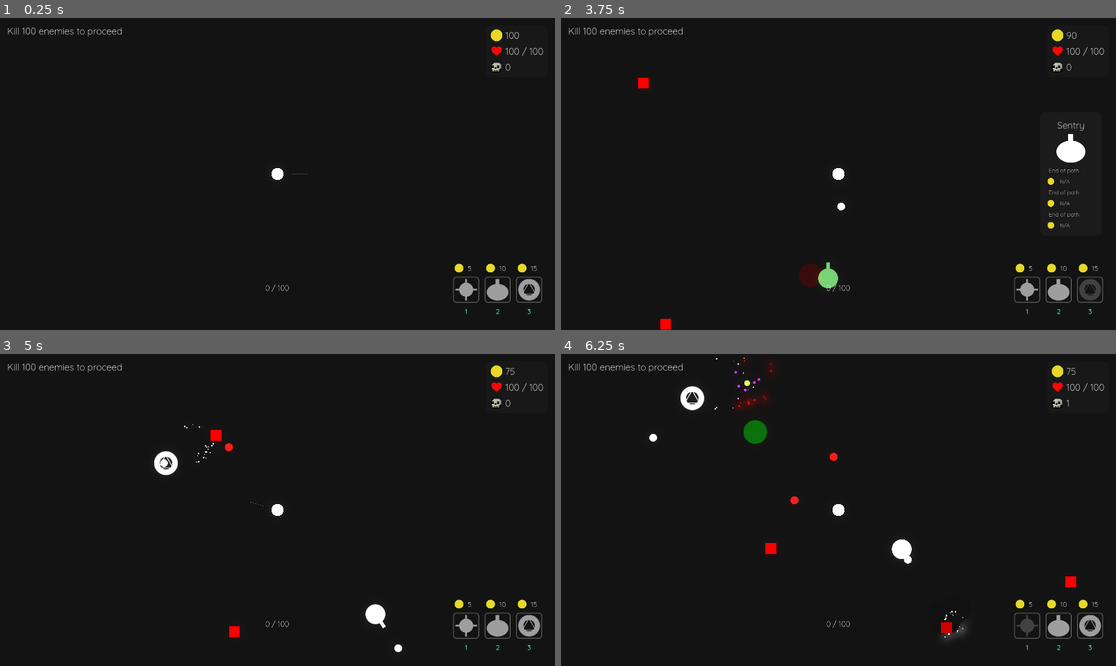
Above: before the commit, frames 1-4 (two rows, left to right).
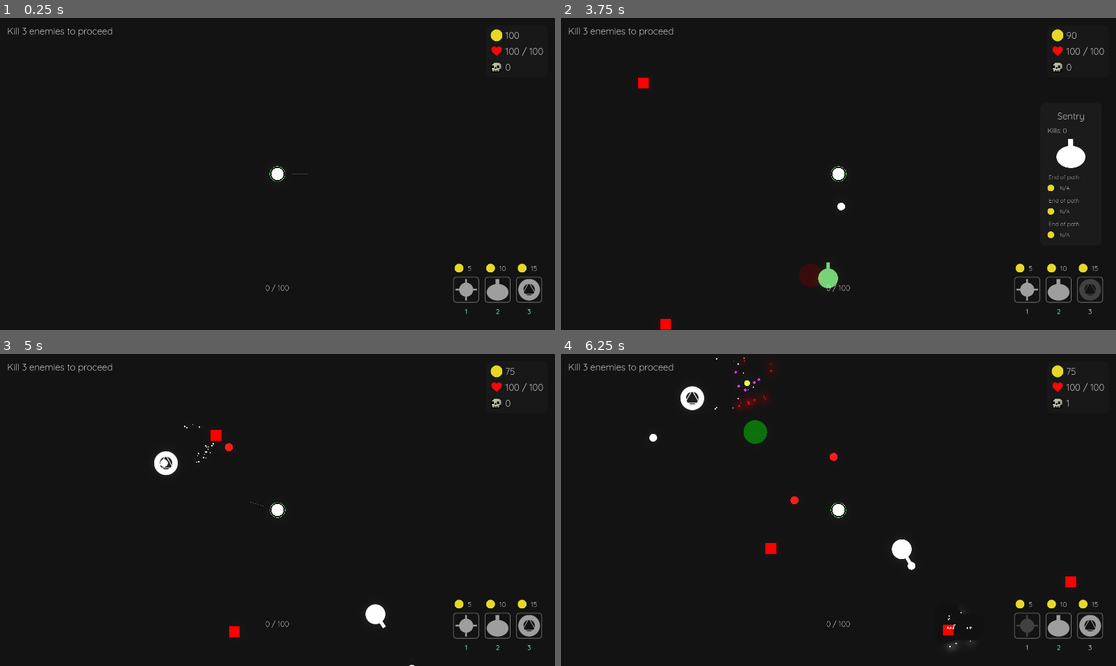
Above: after the commit, the same moments.

Repository: aiden10/towertide
Game: Godot game, scene res://Arena/arena.tscn
Same seed, same stepped clock (60 frames per second), same inputs: the game is played once before the commit and once after it.
Inputs (mouse positions are in pixels of both pictures, inside the frame that each line leads up to):
- Up to frame 1 (0.25 s): no input
- Up to frame 2 (3.75 s): tap Enter at 0.5 s; move the mouse to (960, 158) at 0.52 s; press the mouse at (960, 158) at 0.53 s; hold D (right) 0.53-1.28 s; move the mouse to (727, 189) at 1.27 s; release the mouse at (727, 189) at 1.28 s; hold S (down) 1.28-2.03 s; click (727, 189) at 1.35 s; move the mouse to (894, 105) at 2.02 s; press the mouse at (894, 105) at 2.03 s; hold D (right) 2.03-2.78 s; tap 1 (place_tower1) at 2.1 s; move the mouse to (810, 236) at 2.77 s; release the mouse at (810, 236) at 2.78 s; hold W (up) 2.78-3.53 s; tap 2 (place_tower2) at 2.85 s; click (810, 236) at 3.05 s; move the mouse to (810, 273) at 3.52 s; press the mouse at (810, 273) at 3.53 s; hold A (left) from 3.53 s (still down); tap 3 (place_tower3) at 3.6 s
- Up to frame 3 (5 s): keep holding A (left); move the mouse to (111, 463) at 4.27 s; release the mouse at (111, 463) at 4.28 s; click (111, 463) at 4.35 s
- Up to frame 4 (6.25 s): move the mouse to (727, 463) at 5.02 s; release A (left) at 5.03 s; press the mouse at (727, 463) at 5.03 s; hold S (down) 5.03-5.78 s; move the mouse to (755, 432) at 5.77 s; release the mouse at (755, 432) at 5.78 s; hold D (right) from 5.78 s (still down); tap 1 (place_tower1) at 5.85 s; click (755, 432) at 6.05 s

The runs differ from the first frame. In frame 1, 0.2% of the frame differs, in the area x 4-52%, y 2-53%; in frame 2, 0.8%, in the area x 4-95%, y 2-71%; in frame 3, 0.2%; in frame 4, 0.5%.

Commit message:
health bar around player, towers persist between stages, minion death animation

Diff:
--- a/Arena/arena.gd
+++ b/Arena/arena.gd
@@ -25,6 +25,7 @@
 	EventBus.pause_game.connect(func(): get_tree().paused = true)
 	EventBus.unpause_game.connect(func(): get_tree().paused = false)
 	EventBus.arena_initialized.emit()
+	TowerManager.spawn_saved_towers(self)
 
 func _unhandled_input(event: InputEvent) -> void:
 	if event is InputEventMouseButton:
@@ -72,6 +73,9 @@
 	call_deferred("add_child", child)
 
 func start_new_level() -> void:
+	var towers = get_tree().get_nodes_in_group("Towers")
+	for tower in towers:
+		TowerManager.save_tower(tower)
 	GameState.stage += 1
 	GameState.door_position = Vector2.ZERO
 	PlayerState.health = PlayerState.max_health
--- a/Overlay/upgrade_menu/UpgradeMenu.tscn
+++ b/Overlay/upgrade_menu/UpgradeMenu.tscn
@@ -38,13 +38,18 @@
 
 [node name="VBoxContainer" type="VBoxContainer" parent="PanelContainer"]
 layout_mode = 2
-theme_override_constants/separation = 10
+theme_override_constants/separation = 15
 
 [node name="TowerName" type="Label" parent="PanelContainer/VBoxContainer"]
 layout_mode = 2
 theme_override_font_sizes/font_size = 32
 text = "Cross Tower"
 horizontal_alignment = 1
+
+[node name="Kills" type="Label" parent="PanelContainer/VBoxContainer"]
+layout_mode = 2
+theme_override_font_sizes/font_size = 24
+text = "Kills: 0"
 
 [node name="TowerImage" type="TextureRect" parent="PanelContainer/VBoxContainer"]
 custom_minimum_size = Vector2(100, 100)
--- a/Overlay/upgrade_menu/upgrade_menu.gd
+++ b/Overlay/upgrade_menu/upgrade_menu.gd
@@ -2,6 +2,7 @@
 
 var tower: Tower
 @onready var tower_name: Label = $PanelContainer/VBoxContainer/TowerName
+@onready var kills_label: Label = $PanelContainer/VBoxContainer/Kills
 @onready var tower_image: TextureRect = $PanelContainer/VBoxContainer/TowerImage
 @onready var upgrade1_button: Button = $PanelContainer/VBoxContainer/Upgrade1/NextTowerContainer/Upgrade1Button
 @onready var upgrade1_image: TextureRect = $PanelContainer/VBoxContainer/Upgrade1/NextTowerContainer/Upgrade1Image
@@ -70,6 +71,8 @@
 	tower = GameState.selected_tower
 	tower_name.text = tower.tower_name
 	tower_image.texture = tower.image
+	tower.killed_enemy.connect(func(): kills_label.text = "Kills: " + str(tower.kills))
+	kills_label.text = "Kills: " + str(tower.kills)
 
 	# Upgrade 1
 	if not tower.upgrade1_price:
--- a/Player/Player.tscn
+++ b/Player/Player.tscn
@@ -1,9 +1,10 @@
-[gd_scene load_steps=8 format=3 uid="uid://dqfbffxeidvhr"]
+[gd_scene load_steps=9 format=3 uid="uid://dqfbffxeidvhr"]
 
 [ext_resource type="Script" path="res://player/player.gd" id="1_8lbho"]
 [ext_resource type="Texture2D" uid="uid://dwwvgb5wmus22" path="res://sprites/player/player.png" id="1_33oy3"]
 [ext_resource type="Texture2D" uid="uid://oba3ymr6hu6f" path="res://sprites/player/aim_line.png" id="3_glpsb"]
 [ext_resource type="Texture2D" uid="uid://w6h71u00o7hd" path="res://sprites/player/tower_placement.png" id="4_ylbmg"]
+[ext_resource type="Texture2D" uid="uid://drdxxh440gt62" path="res://sprites/player/health_circle.png" id="5_nvaor"]
 
 [sub_resource type="CircleShape2D" id="CircleShape2D_jwrfn"]
 radius = 22.0
@@ -48,3 +49,17 @@
 
 [node name="CollisionShape2D" type="CollisionShape2D" parent="TowerPlacementIndicator/PlacementHitbox"]
 shape = SubResource("CircleShape2D_jpci5")
+
+[node name="HealthBar" type="TextureProgressBar" parent="."]
+offset_left = -211.0
+offset_top = -214.0
+offset_right = -11.0
+offset_bottom = -14.0
+scale = Vector2(0.267891, 0.267891)
+pivot_offset = Vector2(252, 256)
+value = 100.0
+texture_under = ExtResource("5_nvaor")
+texture_progress = ExtResource("5_nvaor")
+tint_under = Color(1, 1, 1, 0)
+tint_over = Color(1, 1, 1, 0)
+tint_progress = Color(0.5, 1, 0.5, 1)
--- a/Player/player.gd
+++ b/Player/player.gd
@@ -4,6 +4,7 @@
 @onready var tower_placement_indicator: Sprite2D = $TowerPlacementIndicator
 @onready var placement_hitbox: Area2D = $TowerPlacementIndicator/PlacementHitbox
 @onready var camera: Camera2D = $Camera2D
+@onready var health_bar: TextureProgressBar = $HealthBar
 
 var push_force: float = 150.0
 var shot_timer = PlayerState.firerate
@@ -104,6 +105,8 @@
 
 func _process(delta: float) -> void:
 	GameState.player_position = global_position
+	health_bar.max_value = PlayerState.max_health
+	health_bar.value = PlayerState.health
 	process_regen(delta)
 	check_door()
 
@@ -176,17 +179,16 @@
 			valid_placement = false
 			break
 
-
 func shoot(mouse_position: Vector2):
 	if can_shoot and not placing_tower:
 		var bullet = Scenes.player_projectile_scene.instantiate()
 		GameState.player_projectiles[bullet] = 1
 		bullet.position = position
-		bullet.start(mouse_position, PlayerState.projectile_speed, PlayerState.damage, "player")
+		bullet.start(mouse_position, PlayerState.projectile_speed, PlayerState.damage, self)
 		EventBus.arena_spawn.emit(bullet)
 		can_shoot = false
 
-func take_damage(damage_taken: int):
+func take_damage(damage_taken: int, shooter: Node):
 	PlayerState.health -= damage_taken
 
 func level_up():
--- /dev/null
+++ b/autoloads/tower_manager.gd
@@ -0,0 +1,26 @@
+extends Node
+
+class TowerData:
+	var scene_path: String
+	var position: Vector2
+	var kills: int
+
+	func _init(tower: Tower) -> void:
+		scene_path = tower.scene_path
+		position = tower.position
+		kills = tower.kills
+
+var active_towers: Array[TowerData] = []
+
+func save_tower(tower: Node2D) -> void:
+	active_towers.append(TowerData.new(tower))
+
+func clear_towers() -> void:
+	active_towers.clear()
+
+func spawn_saved_towers(parent: Node) -> void:
+	for tower_data in active_towers:
+		var tower = load(tower_data.scene_path).instantiate()
+		tower.position = tower_data.position
+		tower.kills = tower_data.kills
+		parent.add_child(tower)
--- a/autoloads/towers.gd
+++ b/autoloads/towers.gd
@@ -6,13 +6,15 @@
 const CROSS_SPEED_PERCENTAGE: float = 0.5
 const CROSS_DAMAGE_PERCENTAGE: float = 0.5
 var CROSS_IMAGE: Texture = load("res://sprites/towers/cross/f1.png")
+const CROSS_SCENE_PATH: String = "res://towers/cross/CrossTower.tscn"
 
 const SENTRY_COST: int = 10
 const SENTRY_NAME: String = "Sentry"
 const SENTRY_COOLDOWN: float = 0.5
-const SENTRY_SPEED_PERCENTAGE: float = 0.5
+const SENTRY_SPEED_PERCENTAGE: float = 0.8
 const SENTRY_DAMAGE_PERCENTAGE: float = 0.4
 var SENTRY_IMAGE: Texture = load("res://sprites/towers/sentry/sentry.png")
+const SENTRY_SCENE_PATH: String = "res://towers/sentry/SentryTower.tscn"
 
 const SPAWNER_COST: int = 15
 const SPAWNER_SPAWN_AMOUNT: int = 2
@@ -21,9 +23,10 @@
 const SPAWNER_SPEED_PERCENTAGE: float = 0.5
 const SPAWNER_DAMAGE_PERCENTAGE: float = 0.15
 const SPAWNER_LIMIT: int = 3
-var SPAWNER_IMAGE: Texture = load("res://sprites/towers/sentry/sentry.png")
+var SPAWNER_IMAGE: Texture = load("res://sprites/towers/spawner/spawner.png")
+const SPAWNER_SCENE_PATH: String = "res://towers/spawner/SpawnerTower.tscn"
 
-var CHARGER_MINION_SCENE: PackedScene = load("res://towers/spawner/minions/ChargerMinion.tscn")
+var charger_minion_scene: PackedScene = load("res://towers/spawner/minions/ChargerMinion.tscn")
 const CHARGER_SPEED: float = 100
 const CHARGER_DAMAGE: float = 0.8
 const CHARGER_WANDER_DIST: float = 300
--- a/enemies/stage1/BasicEnemy.tscn
+++ b/enemies/stage1/BasicEnemy.tscn
@@ -22,7 +22,7 @@
 scale = Vector2(0.1, 0.1)
 texture = ExtResource("2_4kpff")
 
-[node name="StateMachine" type="Node" parent="." node_paths=PackedStringArray("initial_state")]
+[node name="StateMachine" type="Node" parent="." node_paths=PackedStringArray("initial_state") groups=["Enemies"]]
 script = ExtResource("2_p373m")
 initial_state = NodePath("Follow")
 
--- a/entities/enemy/enemy.gd
+++ b/entities/enemy/enemy.gd
@@ -11,13 +11,15 @@
 func reset_modulation() -> void:
 	$Sprite.modulate = Color8(255, 255, 255, 255)
 
-func take_damage(damage_taken: float, knockback_direction: Vector2 = Vector2.ZERO) -> void:
+func take_damage(damage_taken: float, shooter: Node, knockback_direction: Vector2 = Vector2.ZERO) -> void:
 	health -= damage_taken
 	var tween = create_tween()
 	tween.tween_property($Sprite, "modulate", Color8(255, 255, 255, 100), 0.1)
 	if health <= 0:
 		if not died:
 			tween.finished.connect(on_death)
+			if shooter is Tower:
+				shooter.killed_enemy.emit()
 			died = true
 	else:
 		tween.tween_callback(reset_modulation)
--- a/entities/enemy/enemy_states/attack_state.gd
+++ b/entities/enemy/enemy_states/attack_state.gd
@@ -26,6 +26,6 @@
 	if can_shoot:
 		var bullet = Scenes.enemy_projectile_scene.instantiate()
 		bullet.position = enemy.position
-		bullet.start(player_position, enemy.projectile_speed, enemy.damage, "enemy")
+		bullet.start(player_position, enemy.projectile_speed, enemy.damage, get_parent())
+		can_shoot = false
 		EventBus.arena_spawn.emit(bullet)
-		can_shoot = false
--- a/entities/minion/minion.gd
+++ b/entities/minion/minion.gd
@@ -1,5 +1,4 @@
 extends Entity
-
 class_name Minion
 
 var tower: Tower
@@ -7,16 +6,29 @@
 var min_wander: float
 var detected_enemy: Enemy
 var despawn_timer: Timer
+var death_tween: Tween
 
 func _init() -> void:
 	despawn_timer = Timer.new()
 	add_child(despawn_timer)
 	despawn_timer.wait_time = Towers.MINION_LIFETIME
 	despawn_timer.one_shot = true
-	despawn_timer.timeout.connect(queue_free)
+	despawn_timer.timeout.connect(_on_death)
 	despawn_timer.autostart = true
 	collision_layer = 0
 	collision_mask = 0
 
 func use_item(delta: float) -> void:
 	pass
+
+func _on_death() -> void:
+	if death_tween:
+		death_tween.kill()
+
+	death_tween = create_tween()
+	death_tween.set_parallel(true)
+	death_tween.tween_property(self, "modulate", Color(1, 1, 1, 0), 1.0).set_ease(Tween.EASE_IN)
+	death_tween.tween_property(self, "position", position + Vector2(0, -20), 1.0).set_ease(Tween.EASE_OUT)
+	death_tween.tween_property(self, "rotation", rotation + randf_range(-PI/2, PI/2), 1.0)
+	Utils.spawn_hit_effect(Color8(255, 255, 255, 255), global_position, damage)
+	death_tween.chain().tween_callback(queue_free)
--- a/entities/minion/minion_states/follow_state.gd
+++ b/entities/minion/minion_states/follow_state.gd
@@ -16,7 +16,7 @@
 	for attackable_area in minion_attack_range.get_overlapping_areas():
 		if attackable_area.get_parent().is_in_group("Enemies"):
 			var attackable_enemy: Enemy = attackable_area.get_parent()
-			attackable_enemy.take_damage(PlayerState.damage * minion.damage)
+			attackable_enemy.take_damage(PlayerState.damage * minion.damage, minion.tower)
 			minion.modulate = Color8(510, 255, 255, 255)
 			Utils.spawn_hit_effect(Color8(255, 255, 255, 255), minion.global_position, PlayerState.damage * minion.damage)
 			minion.queue_free()
--- a/items/sword/sword_effects.gd
+++ b/items/sword/sword_effects.gd
@@ -12,4 +12,4 @@
 
 	if parent.is_in_group("Enemies"):
 		Utils.spawn_hit_effect(Color(255, 255, 255, 50), parent.global_position, damage)
-		parent.take_damage(damage)
+		parent.take_damage(damage, self)
--- a/project.godot
+++ b/project.godot
@@ -27,6 +27,7 @@
 Items="*res://autoloads/items.gd"
 Towers="*res://autoloads/towers.gd"
 SoundManager="*res://autoloads/sound_manager.gd"
+TowerManager="*res://autoloads/tower_manager.gd"
 
 [display]
 
@@ -43,6 +44,7 @@
 Projectiles=""
 DetectionRadius=""
 Minions=""
+Towers=""
 
 [input]
 
--- a/projectiles/projectile.gd
+++ b/projectiles/projectile.gd
@@ -3,7 +3,8 @@
 var direction: Vector2
 var velocity: Vector2
 var speed: int
-var shooter: String
+var shooter_id: int  # Store just the instance ID instead of duplicating
+var shooter_groups: Array[StringName]
 var damage: float
 var lifetime: float = 4.0
 var pierce: int = 0
@@ -17,10 +18,14 @@
 	area_entered.connect(_on_area_entered)
 	scale_size(damage)
 
-func start(mouse_position: Vector2, projectile_speed: int, bullet_damage: int, origin: String) -> void:
+func start(mouse_position: Vector2, projectile_speed: int, bullet_damage: int, origin: Node) -> void:
 	speed = projectile_speed
 	damage = bullet_damage
-	shooter = origin
+
+	# Store the instance ID and group instead of duplicating the node
+	shooter_id = origin.get_instance_id()
+	shooter_groups = origin.get_groups()
+
 	direction = (mouse_position - position).normalized()
 	rotation = direction.angle()
 
@@ -31,8 +36,12 @@
 	despawn_timer.one_shot = true
 	despawn_timer.timeout.connect(_on_despawn_timer_timeout)
 
-	if origin == "player":
+	if "Enemies" not in shooter_groups:
 		pierce = PlayerState.pierce
+
+func get_shooter() -> Node:
+	# Get the actual shooter node from the instance ID
+	return instance_from_id(shooter_id) if shooter_id else null
 
 func clear() -> void:
 	GameState.player_projectiles.erase(self)
@@ -40,9 +49,9 @@
 
 func scale_size(bullet_damage: float) -> void:
 	var extra_scale: float = 0
-	if shooter == "player":
+	if "Player" in shooter_groups:
 		extra_scale = PlayerState.bullet_size
-	elif shooter == "enemy":
+	elif "Enemies" in shooter_groups:
 		extra_scale = -0.5
 
 	scale *= max(1, log(bullet_damage / 5) + extra_scale)
@@ -67,20 +76,24 @@
 
 func _on_area_entered(area: Area2D) -> void:
 	var parent = area.get_parent()
-	if parent.is_in_group("Sword") and shooter != "player":
+
+	# Enemy bullet entered sword
+	if parent.is_in_group("Sword") and "Enemies" in shooter_groups:
 		direction *= -1
-		shooter = "player"
+		add_to_group("Player")
 		Utils.spawn_hit_effect(Color(255, 255, 255, 100), position, damage)
 		return
 
-	if parent.is_in_group("Enemies") and shooter != "enemy":
+	# Player bullet entered enemy
+	if parent.is_in_group("Player") and "Enemies" in shooter_groups:
+		Utils.spawn_hit_effect(Color(255, 0, 0, 50), position, damage)
+		parent.take_damage(damage, get_shooter())
+		clear()
+
+	# Non enemy bullet entered enemy
+	if parent.is_in_group("Enemies") and not "Enemies" in shooter_groups:
 		Utils.spawn_hit_effect(Color(255, 255, 255, 50), position, damage)
-		parent.take_damage(damage, direction)
+		parent.take_damage(damage, get_shooter(), direction)
 		pierce -= 1
 		if pierce <= 0:
 			clear()
-
-	if parent.is_in_group("Player") and shooter != "player":
-		Utils.spawn_hit_effect(Color(255, 0, 0, 50), position, damage)
-		parent.take_damage(damage)
-		clear()
--- a/states/game_state.gd
+++ b/states/game_state.gd
@@ -2,7 +2,7 @@
 
 var player_projectiles: Dictionary = {}
 var stage: int = 1
-var clear_condition: int = 100
+var clear_condition: int = 3
 var door_position: Vector2 = Vector2.ZERO
 var player_position: Vector2
 var selected_tower: Tower
--- a/towers/cross/CrossTower.tscn
+++ b/towers/cross/CrossTower.tscn
@@ -52,7 +52,7 @@
 [sub_resource type="CircleShape2D" id="CircleShape2D_m0uk7"]
 radius = 79.0569
 
-[node name="CrossTower" type="Area2D"]
+[node name="CrossTower" type="Area2D" groups=["Towers"]]
 script = ExtResource("1_qcd6w")
 
 [node name="SelectHitbox" type="CollisionShape2D" parent="."]
--- a/towers/cross/cross_tower.gd
+++ b/towers/cross/cross_tower.gd
@@ -11,6 +11,7 @@
 	cooldown = Towers.CROSS_COOLDOWN
 	shot_timer = cooldown
 	image = Towers.CROSS_IMAGE
+	scene_path = Towers.CROSS_SCENE_PATH
 	## Add upgrades here
 
 func _process(delta: float) -> void:
@@ -45,5 +46,5 @@
 
 	# Calculate target position using angle
 	var target_position = position + Vector2.RIGHT.rotated(angle) * 100
-	bullet.start(target_position, PlayerState.projectile_speed * Towers.CROSS_SPEED_PERCENTAGE, PlayerState.damage * Towers.CROSS_DAMAGE_PERCENTAGE, "player")
+	bullet.start(target_position, PlayerState.projectile_speed * Towers.CROSS_SPEED_PERCENTAGE, PlayerState.damage * Towers.CROSS_DAMAGE_PERCENTAGE, self)
 	EventBus.arena_spawn.emit(bullet)
--- a/towers/sentry/SentryTower.tscn
+++ b/towers/sentry/SentryTower.tscn
@@ -12,7 +12,7 @@
 [sub_resource type="CircleShape2D" id="CircleShape2D_786c4"]
 radius = 456.01
 
-[node name="SentryTower" type="Area2D"]
+[node name="SentryTower" type="Area2D" groups=["Towers"]]
 script = ExtResource("1_686p5")
 
 [node name="SelectHitbox" type="CollisionShape2D" parent="."]
--- a/towers/sentry/sentry.gd
+++ b/towers/sentry/sentry.gd
@@ -18,5 +18,5 @@
 	GameState.player_projectiles[bullet] = 1
 	bullet.position = position
 
-	bullet.start(enemy_position, PlayerState.projectile_speed * Towers.SENTRY_SPEED_PERCENTAGE, PlayerState.damage * Towers.SENTRY_DAMAGE_PERCENTAGE, "player")
+	bullet.start(enemy_position, PlayerState.projectile_speed * Towers.SENTRY_SPEED_PERCENTAGE, PlayerState.damage * Towers.SENTRY_DAMAGE_PERCENTAGE, self)
 	EventBus.arena_spawn.emit(bullet)
--- a/towers/sentry/sentry_tower.gd
+++ b/towers/sentry/sentry_tower.gd
@@ -10,6 +10,7 @@
 	shot_timer = cooldown
 	image = Towers.SENTRY_IMAGE
 	angle_offset = 90.0
+	scene_path = Towers.SENTRY_SCENE_PATH
 	## Add upgrades here
 
 func enemy_detected(area: Area2D) -> void:
--- a/towers/spawner/SpawnerTower.tscn
+++ b/towers/spawner/SpawnerTower.tscn
@@ -12,7 +12,7 @@
 [sub_resource type="CircleShape2D" id="CircleShape2D_nweju"]
 radius = 456.01
 
-[node name="SpawnerTower" type="Area2D"]
+[node name="SpawnerTower" type="Area2D" groups=["Towers"]]
 script = ExtResource("1_6f68t")
 
 [node name="SelectHitbox" type="CollisionShape2D" parent="."]
--- a/towers/spawner/spawner_tower.gd
+++ b/towers/spawner/spawner_tower.gd
@@ -3,8 +3,12 @@
 var spawn_amount = Towers.SPAWNER_SPAWN_AMOUNT
 
 func _ready() -> void:
-	minion_scene = Towers.CHARGER_MINION_SCENE
+	tower_name = Towers.SPAWNER_NAME
+	cost = Towers.SPAWNER_COST
+	image = Towers.SPAWNER_IMAGE
+	minion_scene = Towers.charger_minion_scene
 	cooldown = Towers.SPAWNER_COOLDOWN
+	scene_path = Towers.SPAWNER_SCENE_PATH
 
 func _process(delta: float) -> void:
 	shot_timer -= delta
--- a/towers/tower.gd
+++ b/towers/tower.gd
@@ -8,6 +8,7 @@
 var shot_timer: float
 var kills: int
 var image: Texture
+var scene_path: String
 
 ## Tower upgrades
 var upgrade1_name: String
@@ -26,10 +27,13 @@
 var upgrade2_scene: PackedScene
 var upgrade3_scene: PackedScene
 
+signal killed_enemy
+
 func _init() -> void:
 	mouse_entered.connect(_on_mouse_enter)
 	mouse_exited.connect(_on_mouse_exit)
 	input_event.connect(_on_input_event)
+	killed_enemy.connect(func(): kills += 1)
 	EventBus.tower_selected.connect(_on_mouse_exit)
 
 func upgrade(new_tower_scene: PackedScene) -> void:
Binary file added: sprites/player/health_circle.png
Not shown, added: sprites/player/health_circle.png.import
Not shown, changed: todo.txt
